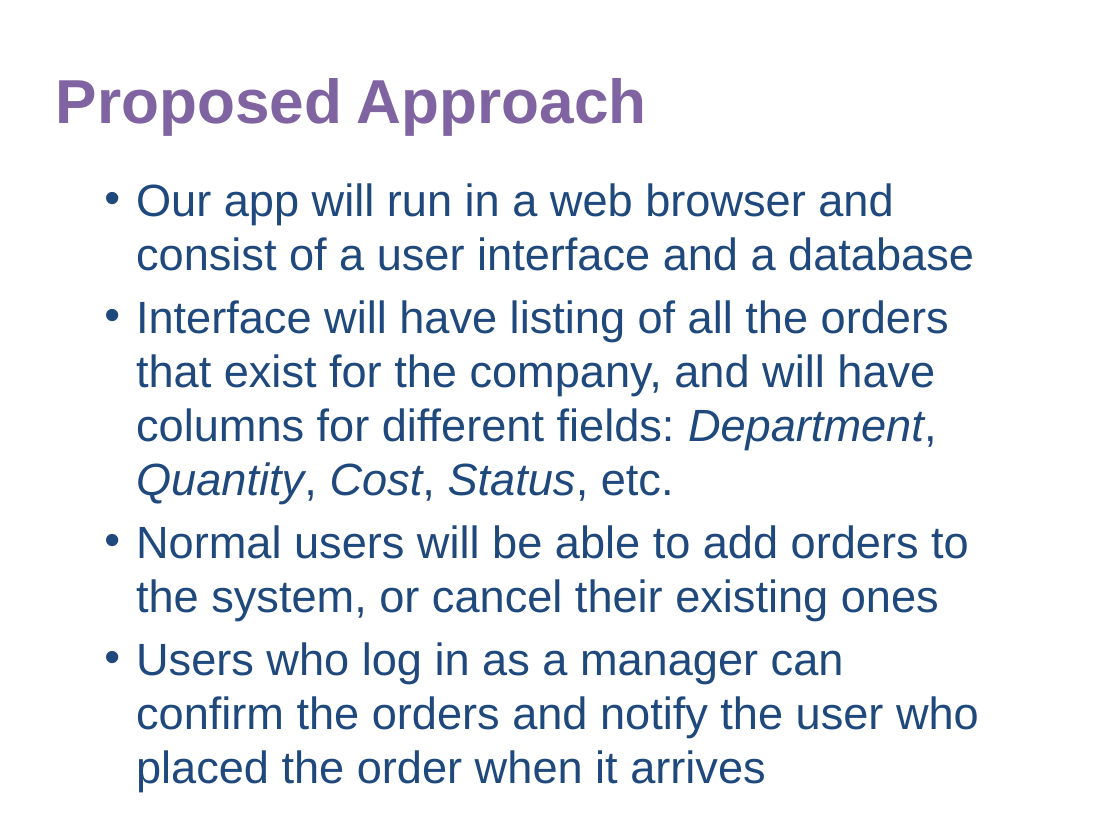
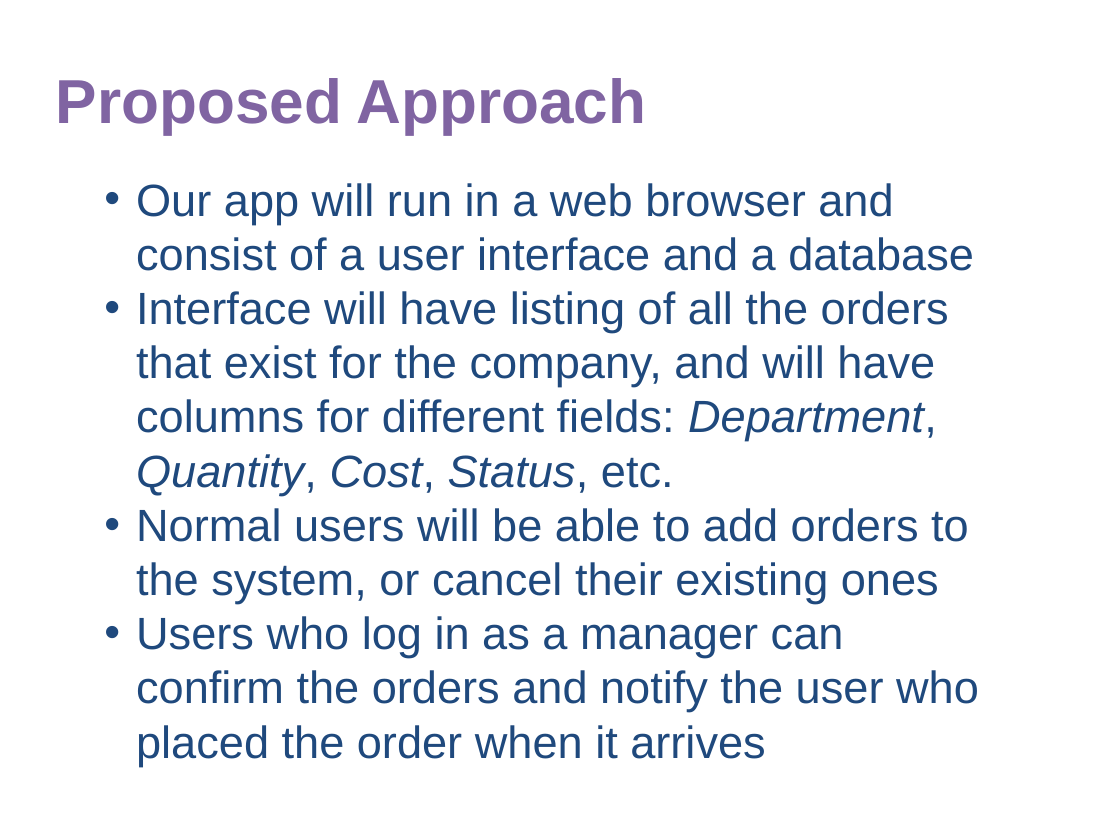
Before and after one commit to mkhalid578/orderProcessing, a slide deck: slide 5 of Project_Proposal.pptx. Drawn at 1120x840 pixels with LibreOffice and Linux fonts; fonts in the diff are those of the drawing. Boxes give left, top, right and bottom in pixels: in the first picture for what was removed or moved away, otherwise in the second. Text is boxed around its words. In the diff, an @@ line names an element or a change of style, - is before the commit and + after.

```diff
--- a/Project_Proposal.pptx
+++ b/Project_Proposal.pptx
@@ text "Our app will run in ..." at [136,183,979,766]: less space between paragraphs @@
```
Also in this commit, not shown: 4 other slides changed.
